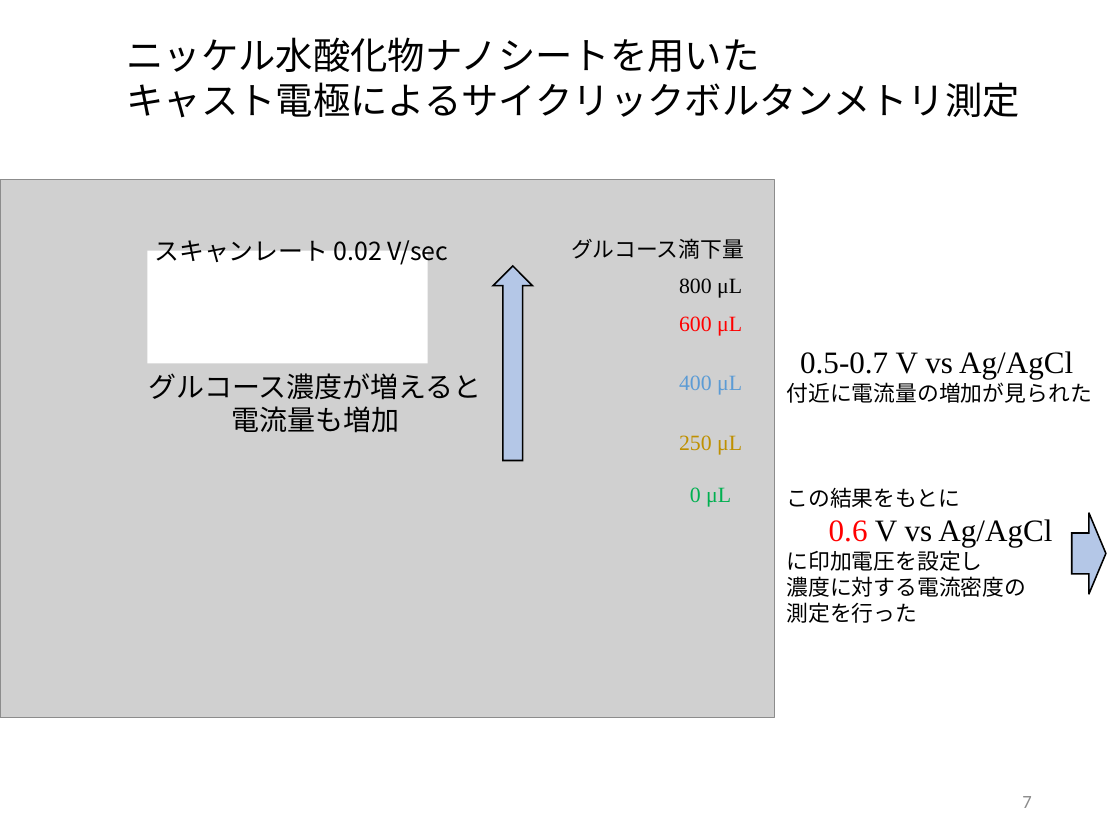
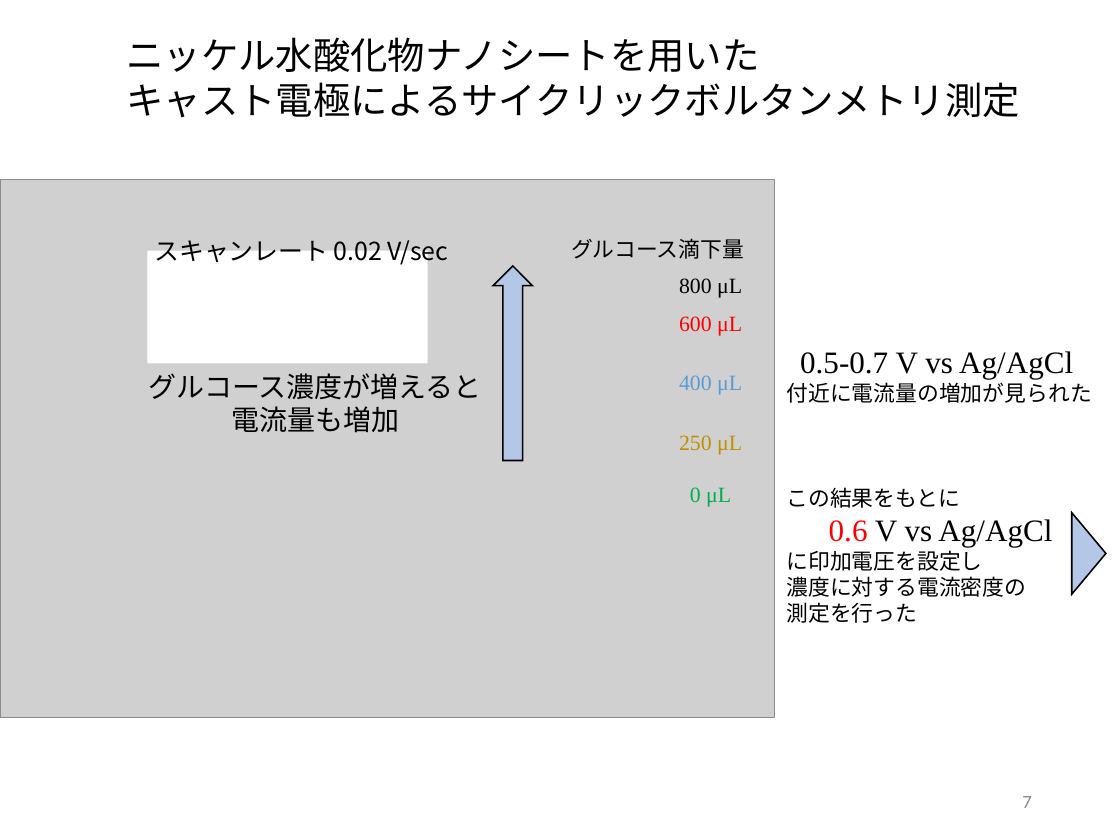
Before and after one commit to akidon0000/graduation-thesis, a slide deck: slide 7 of 発表スライド/230217_スライド01.pptx. Drawn at 1120x840 pixels with LibreOffice and Linux fonts; fonts in the diff are those of the drawing; grey boxes stand for pictures. Boxes give left, top, right and bottom in pixels: in the first picture for what was removed or moved away, otherwise in the second. Text is boxed around its words. In the diff, an @@ line names an element or a change of style, - is before the commit and + after.

```diff
--- a/発表スライド/230217_スライド01.pptx
+++ b/発表スライド/230217_スライド01.pptx
@@ right arrow at (x1=1072, y1=513, x2=1105, y2=595): proportions changed @@
```
Also in this commit, not shown: 1 other slide changed, 2 other files.
